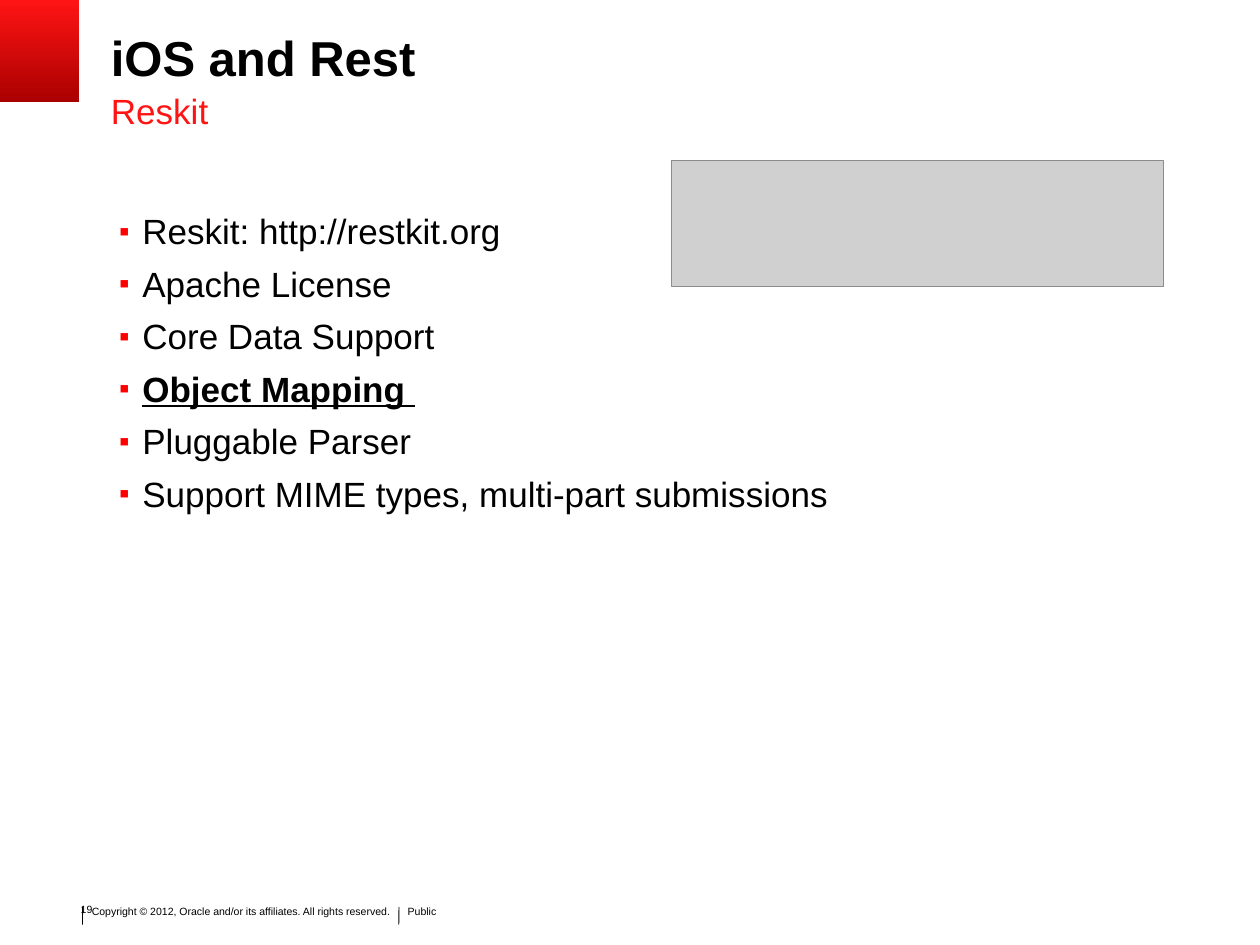
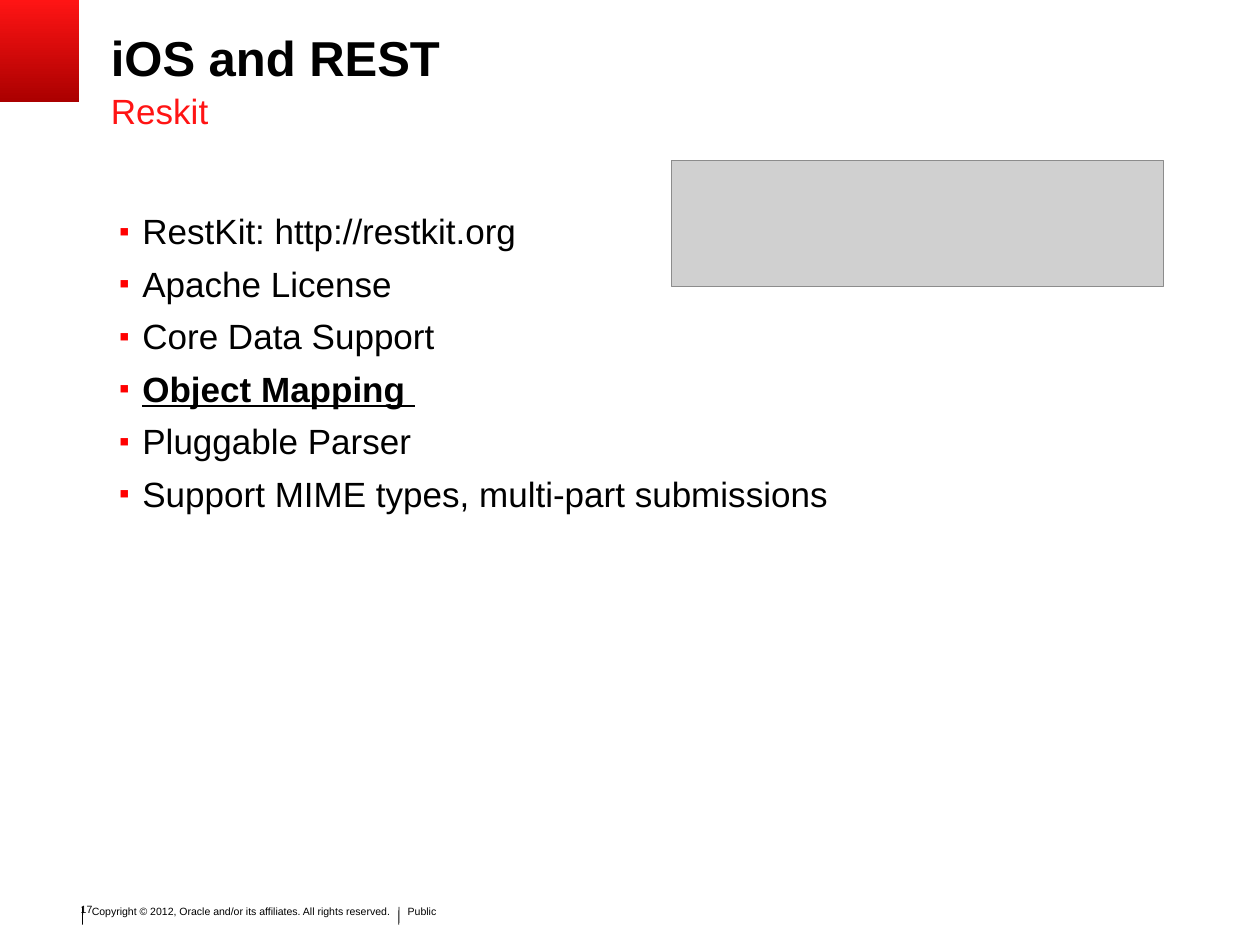
Before and after one commit to SoryBalde/javaee-mobile, a slide deck: slide 17 of javaee_mobile.ppt (slide 19 before the commit). Drawn at 1260x945 pixels with LibreOffice and Linux fonts; fonts in the diff are those of the drawing; grey boxes stand for pictures; background and template pictures are left out. Boxes give left, top, right and bottom in pixels: in the first picture for what was removed or moved away, otherwise in the second. Text is boxed around its words. In the diff, an @@ line names an element or a change of style, - is before the commit and + after.

```diff
--- a/javaee_mobile.ppt
+++ b/javaee_mobile.ppt
@@ title at <box>111,40,440,77</box>: text changed @@
-iOS and Rest
+iOS and REST
@@ text at <box>142,218,516,251</box>: text changed @@
-▪ Reskit: http://restkit.org
+▪ RestKit: http://restkit.org
@@ page number at <box>81,905,93,916</box>: text changed @@
-19
+17
```
Also in this commit, not shown: 31 other slides changed, 6 slides added, 6 slides removed.
